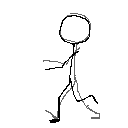
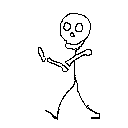
Comparing the layer stacks of the two (128, 128) images. Changes:
hid "Layer 2", painted on it over [38, 15, 98, 123]
"Layer 1": opacity 60% → 100%, painted on it over [38, 13, 100, 120]
